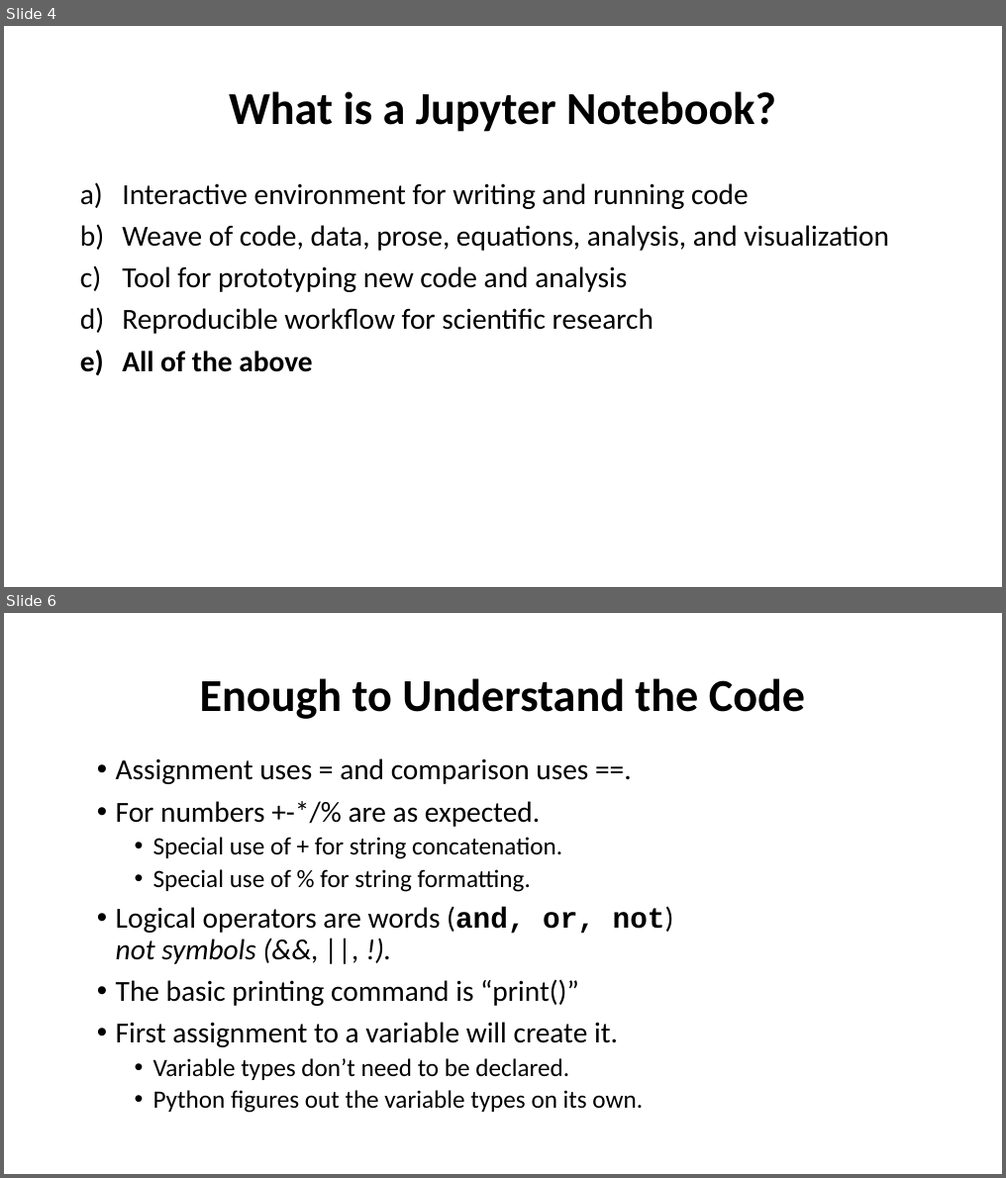
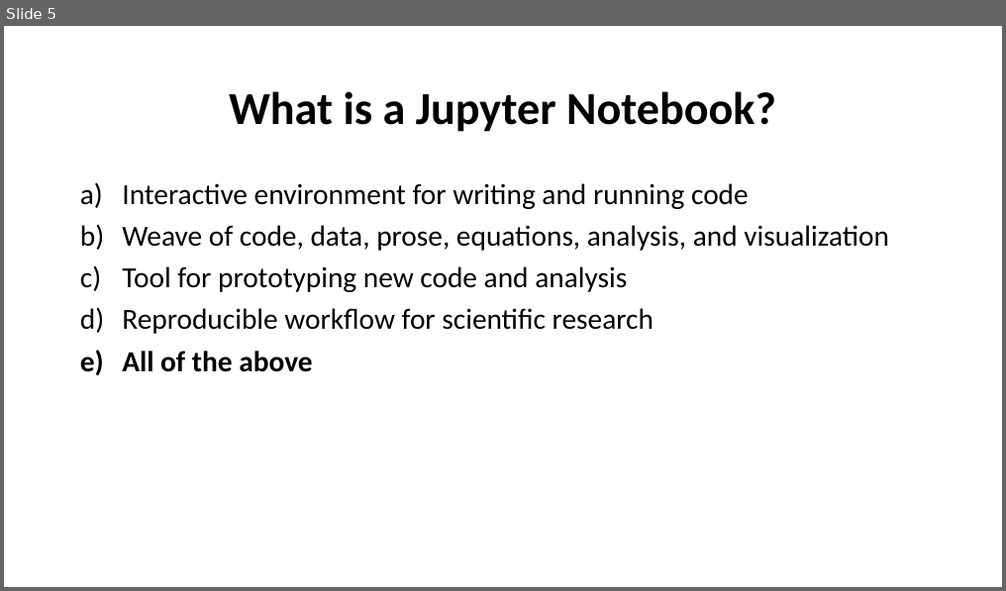
Before and after one commit to rohit-mehra/python_intro, a slide deck: Python.pptx. Shown one above the other, each under a label of ours: slides 4 and 6 before the commit, slide 5 after it; the slides between them are not shown. The pictures are 1006x1178 and 1006x591 pixels, drawn with LibreOffice and Linux fonts; fonts in the diff are those of the drawing. Boxes give left, top, right and bottom in pixels: in the first picture for what was removed or moved away, otherwise in the second. Text is boxed around its words. In the diff, an @@ line names an element or a change of style, - is before the commit and + after.

```diff
--- a/Python.pptx
+++ b/Python.pptx
@@ slide 6 removed at (4, 613, 1002, 1174), background #FFFFFF @@
@@ title removed at (200, 678, 805, 719) @@
-Enough to Understand the Code
@@ text removed at (116, 759, 674, 1113) @@
-• Assignment uses = and comparison uses ==.
-• For numbers +-*/% are as expected.
-  • Special use of + for string concatenation.
-  • Special use of % for string formatting.
-• Logical operators are words (and, or, not)
-  not symbols (&&, ||, !).
-• The basic printing command is “print()”
-• First assignment to a variable will create it.
-  • Variable types don’t need to be declared.
-  • Python figures out the variable types on its own.
@@ what was slide 4 is now slide 5 @@
```
Also in this commit, not shown: 4 slides changed, 1 slide added, 4 other slides removed, 10 other files.
